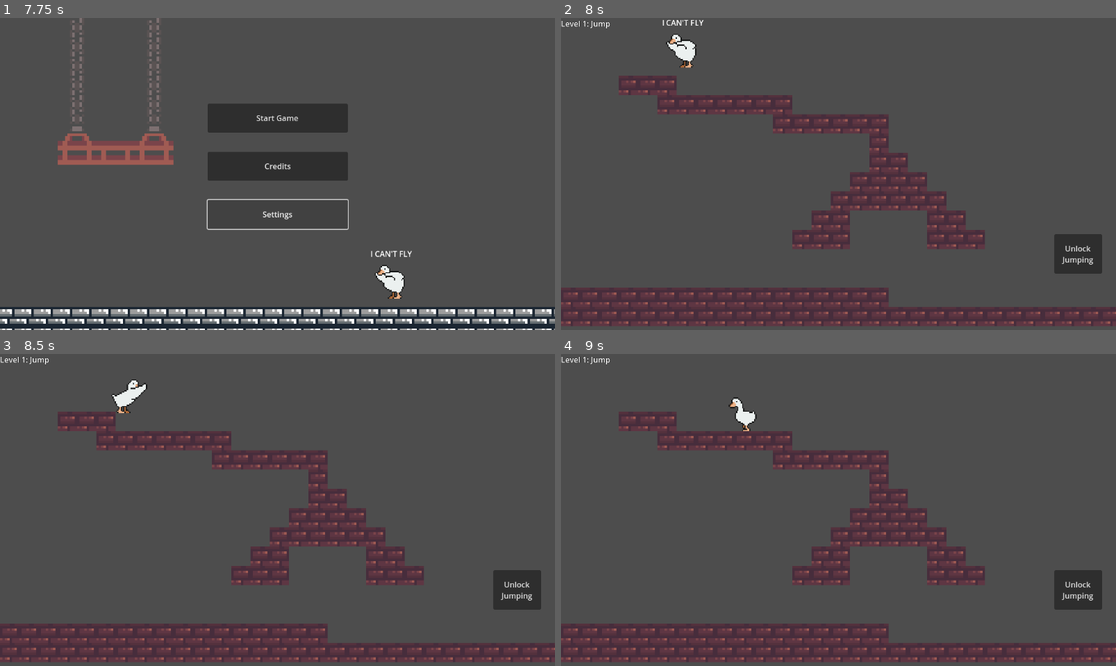
Above: before the commit, frames 1-4 (two rows, left to right).
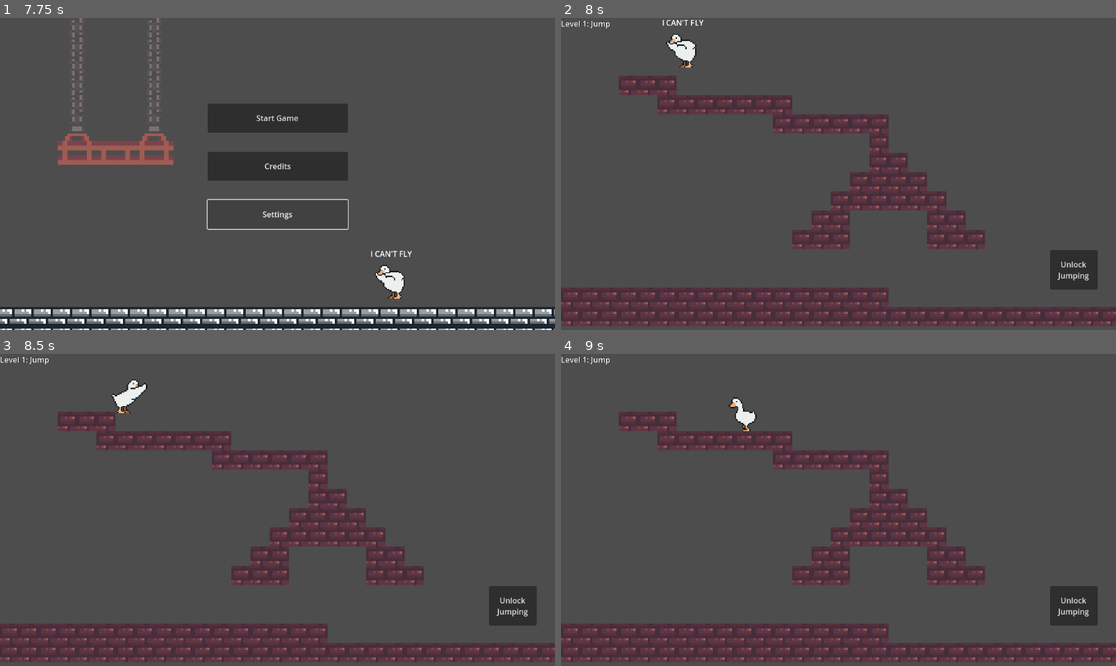
Above: after the commit, the same moments.

Repository: tvillega/DinoPlasmaStudios-MenuGame
Game: Godot game, scene res://scenes/lobby.tscn
Same seed, same stepped clock (60 frames per second), same inputs: the game is played once before the commit and once after it.
Inputs:
- Up to frame 1 (7.75 s): click "Start Game" at 0.5 s; click "Start Game" at 1.25 s; click "Credits" at 2 s; click "Settings" at 2.75 s; hold D (Mov_right) 3.53-5.03 s; hold A (Mov_left) 5.03-5.78 s; hold D (Mov_right) 5.78-7.28 s; hold A (Mov_left) from 7.28 s (still down)
- Up to frame 2 (8 s): keep holding A (Mov_left)
- Up to frame 3 (8.5 s): release A (Mov_left) at 8.03 s; hold D (Mov_right) from 8.03 s (still down)
- Up to frame 4 (9 s): release D (Mov_right) at 8.78 s; hold A (Mov_left) from 8.78 s (still down)

Frame 1 is identical in both runs. In frame 2, 1.1% of the frame differs, in the area x 88-98%, y 69-88%; in frame 3, 1.1%; in frame 4, 1.1%.

Commit message:
fix height of box

Diff:
--- a/scenes/levels/level1.tscn
+++ b/scenes/levels/level1.tscn
@@ -200,14 +200,14 @@
 [node name="UnlockFLying" type="Area2D" parent="."]
 
 [node name="CollisionShape2D" type="CollisionShape2D" parent="UnlockFLying"]
-position = Vector2(1074, 490)
+position = Vector2(1065, 523)
 shape = SubResource("CircleShape2D_4tcl0")
 
 [node name="Button" type="Button" parent="UnlockFLying"]
-offset_left = 1024.0
-offset_top = 449.0
-offset_right = 1123.0
-offset_bottom = 531.0
+offset_left = 1015.0
+offset_top = 482.0
+offset_right = 1114.0
+offset_bottom = 564.0
 text = "Unlock
 Jumping"
 
--- a/scenes/lobby.tscn
+++ b/scenes/lobby.tscn
@@ -314,7 +314,7 @@
 [node name="CollisionShape2D" type="CollisionShape2D" parent="EnterCredits"]
 light_mask = 3
 visibility_layer = 3
-position = Vector2(579, 404)
+position = Vector2(578, 407)
 shape = SubResource("RectangleShape2D_omrgh")
 
 [connection signal="body_entered" from="Bottom" to="." method="_on_bottom_body_entered"]
